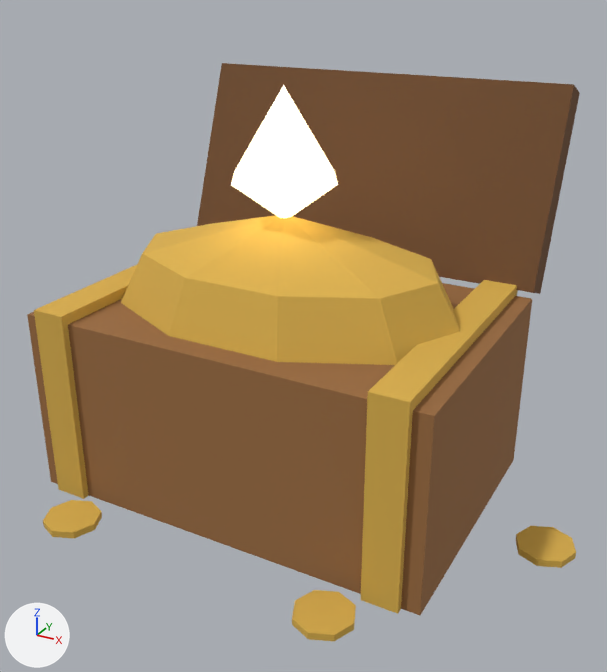
One commit to the glTF model game/assets/bauten/turm_schatz_kopf.gltf: the scene before it, then after it.
Camera for both pictures: a 50 mm camera at (1.12, -1.93, 1.44) aimed at (0.07, -0.02, 0.48). Every picture has the same lights, and +X, +Y and +Z are marked at lower left. The picture after the commit comes second. Vertices at exactly the same position are counted once.

Objects in the first picture: 'Kopf_schatz'.
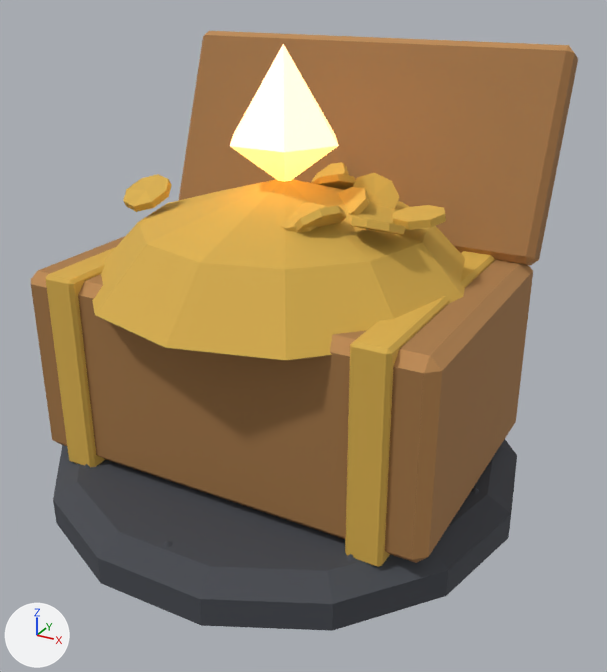
The change, as a list of edits to the scene's bpy script:
```text
Add mat_kopf_schatzleuchten:
    mat_kopf_schatzleuchten = bpy.data.materials.new('Kopf_schatzLeuchten')
    mat_kopf_schatzleuchten.use_nodes = True; mat_kopf_schatzleuchten.node_tree.nodes.clear()
    _N = mat_kopf_schatzleuchten.node_tree.nodes; _L = mat_kopf_schatzleuchten.node_tree.links
    n0 = _N.new('ShaderNodeBsdfPrincipled'); n0.name = 'Principled BSDF'
    n0.inputs[27].default_value = (1.0, 0.434, 0.0802, 1.0)  # 'Emission Color', orange #ffb050
    n0.inputs[28].default_value = 2.2  # 'Emission Strength'
    n1 = _N.new('ShaderNodeOutputMaterial'); n1.name = 'Material Output'
    n2 = _N.new('ShaderNodeVertexColor'); n2.name = 'Color Attribute'
    _L.new(n0.outputs[0], n1.inputs[0])  # 'BSDF' to 'Surface'
    _L.new(n2.outputs[0], n0.inputs[0])  # 'Color' to 'Base Color'
Add mat_vorkommen:
    mat_vorkommen = bpy.data.materials.new('Vorkommen')
    mat_vorkommen.use_nodes = True; mat_vorkommen.node_tree.nodes.clear()
    _N = mat_vorkommen.node_tree.nodes; _L = mat_vorkommen.node_tree.links
    n0 = _N.new('ShaderNodeBsdfPrincipled'); n0.name = 'Principled BSDF'
    n0.inputs[2].default_value = 0.85  # 'Roughness'
    n1 = _N.new('ShaderNodeOutputMaterial'); n1.name = 'Material Output'
    n2 = _N.new('ShaderNodeVertexColor'); n2.name = 'Color Attribute'
    _L.new(n0.outputs[0], n1.inputs[0])  # 'BSDF' to 'Surface'
    _L.new(n2.outputs[0], n0.inputs[0])  # 'Color' to 'Base Color'
Change me_kopf_schatz:
    used by ob_kopf_schatz; location = (0.0, 0.0, 0.0)
    remove me_kopf_schatz.from_pydata(...)  # 158 vertices, 268 faces; spans x -0.88..0.88, y -0.6..0.7, z 0.0..1.16
    remove me_kopf_schatz.materials.append(mat_burg)
    remove me_kopf_schatz.materials.append(mat_kopf_schatzglas)
    add me_kopf_schatz.from_pydata(...)  # 390 vertices, 684 faces; spans x -0.7..0.7, y -0.68..0.68, z 0.0..1.26
    me_kopf_schatz part 1: the loose piece of 8 vertices spanning x -0.16..0.16, y -0.14..0.14, z 0.8..1.16 is moved by (0.0, 0.0, 0.1), in mat_kopf_schatzleuchten
    me_kopf_schatz part 2: the loose piece of 22 vertices spanning x -0.55..0.55, y -0.34..0.34, z 0.5..0.82 is rebuilt with 26 vertices and now spans x -0.55..0.55, y -0.55..0.55, z 0.62..0.92, in mat_vorkommen
    me_kopf_schatz part 3: the loose piece of 8 vertices spanning x -0.6..0.6, y -0.4..0.4, z 0.0..0.55 is rebuilt with 24 vertices and now spans x -0.6..0.6, y -0.4..0.4, z 0.12..0.68, in mat_vorkommen
    me_kopf_schatz part 4: the loose piece of 8 vertices spanning x -0.55..-0.45, y -0.42..0.42, z 0.0..0.58 is rebuilt with 24 vertices and now spans x -0.5..-0.4, y -0.42..0.42, z 0.11..0.69, in mat_vorkommen
    me_kopf_schatz part 5: the loose piece of 8 vertices spanning x 0.45..0.55, y -0.42..0.42, z 0.0..0.58 is rebuilt with 24 vertices and now spans x 0.4..0.5, y -0.42..0.42, z 0.11..0.69, in mat_vorkommen
    me_kopf_schatz part 6: the loose piece of 8 vertices spanning x -0.6..0.6, y 0.4..0.7, z 0.53..1.13 is rebuilt with 24 vertices and now spans x -0.61..0.61, y 0.31..0.59, z 0.66..1.24, in mat_vorkommen
    me_kopf_schatz part 7: 6 loose pieces with 96 vertices, spanning x -0.88..0.88, y -0.6..0.6, z 0.0..0.02, are deleted
    me_kopf_schatz part 8: 144 vertices added at x -0.06..0.45, y -0.22..0.32, z 0.8..0.91
    me_kopf_schatz part 9: 98 vertices added at x -0.7..0.7, y -0.68..0.68, z 0.0..0.13
    me_kopf_schatz part 10: 18 vertices added at x -0.45..-0.31, y -0.18..-0.05, z 0.82..0.9
    add me_kopf_schatz.materials.append(mat_vorkommen)
    add me_kopf_schatz.materials.append(mat_kopf_schatzleuchten)
```

Boxes [x1, y1, x2, y2] around the edits, measured in the pictures (607 x 672 px; the box of a moved part takes in the faces that stretch with it):
'Kopf_schatz', reshaped: before [27, 63, 580, 641]; after [31, 31, 578, 631]
part 1 of me_kopf_schatz, moved or reshaped: before [231, 85, 338, 218]; after [230, 44, 339, 182]
part 2 of me_kopf_schatz, rebuilt (10% wider, 21% taller): before [121, 215, 460, 365]; after [92, 179, 465, 360]
part 3 of me_kopf_schatz, rebuilt: before [27, 283, 532, 615]; after [31, 236, 533, 563]
part 4 of me_kopf_schatz, rebuilt: before [34, 265, 137, 499]; after [46, 247, 116, 467]
part 5 of me_kopf_schatz, rebuilt: before [361, 280, 518, 614]; after [345, 251, 495, 567]
part 6 of me_kopf_schatz, rebuilt: before [197, 63, 580, 294]; after [178, 31, 578, 265]
part 7 of me_kopf_schatz, deleted: before [43, 500, 576, 641]
part 8 of me_kopf_schatz, added (orange): after [280, 162, 446, 235]
part 9 of me_kopf_schatz, added: after [53, 439, 517, 631]
part 10 of me_kopf_schatz, added (orange): after [123, 174, 171, 212]
